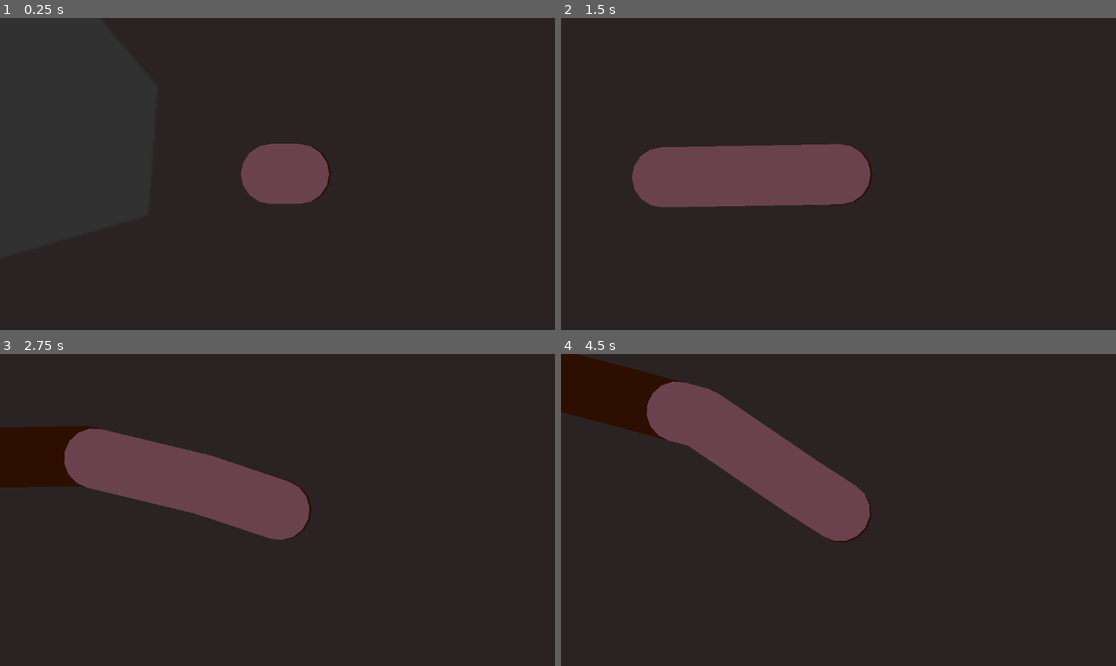
Above: before the commit, frames 1-4 (two rows, left to right).
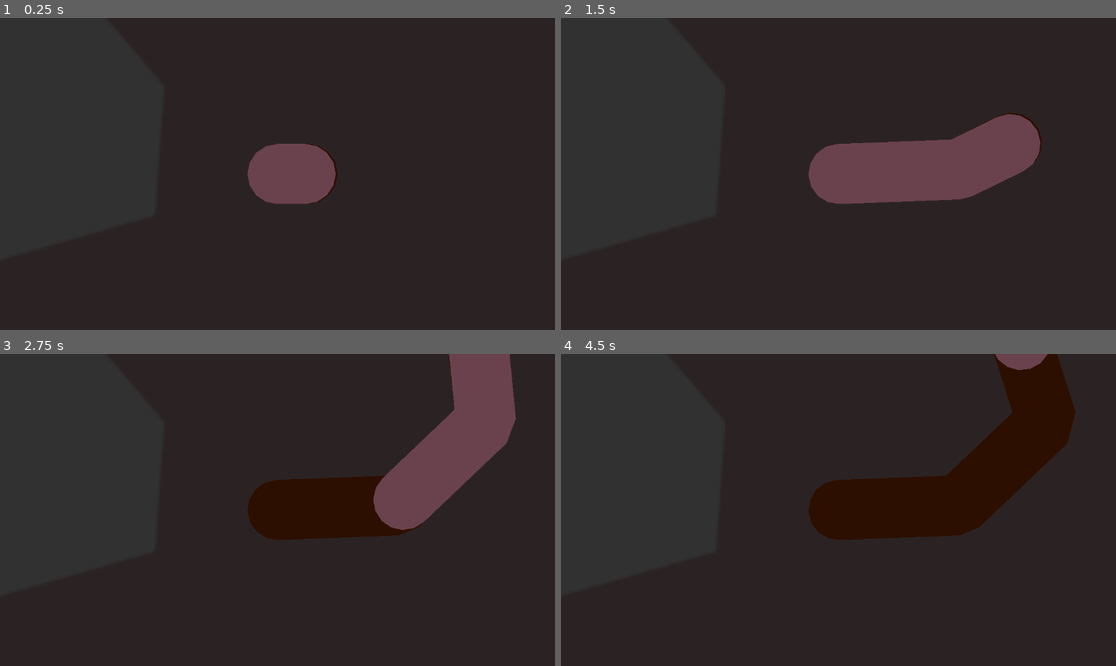
Above: after the commit, the same moments.

Repository: squirrelsoftcompany/LD56
Game: Godot game, scene res://Scenes/Main.tscn
Same seed, same stepped clock (60 frames per second), same inputs: the game is played once before the commit and once after it.
Inputs (mouse positions are in pixels of both pictures, inside the frame that each line leads up to):
- Up to frame 1 (0.25 s): no input
- Up to frame 2 (1.5 s): tap Enter (ui_accept) at 0.5, 0.77 s; move the mouse to (960, 158) at 0.52 s; hold D 0.53-1.28 s; hold F 0.53-1.28 s; click (960, 158) at 0.67 s; move the mouse to (727, 189) at 1.27 s; hold S from 1.28 s (still down); tap Space at 1.35 s
- Up to frame 3 (2.75 s): tap Enter (ui_accept) at 1.52 s; move the mouse to (333, 441) at 2.02 s; release S at 2.03 s; hold D from 2.03 s (still down); hold F from 2.03 s (still down)
- Up to frame 4 (4.5 s): move the mouse to (810, 572) at 2.77 s; release D at 2.78 s; release F at 2.78 s; hold W 2.78-3.53 s; tap Space at 2.85, 4.35 s; click (810, 572) at 2.92 s; tap Enter (ui_accept) at 3.02, 3.77 s; move the mouse to (1005, 556) at 3.52 s; hold F 3.53-4.28 s; hold A from 3.53 s (still down); move the mouse to (672, 463) at 4.27 s

The runs differ from the first frame. In frame 1, 0.5% of the frame differs, in the area x 43-61%, y 40-60%; in frame 2, 12%; in frame 3, 21%; in frame 4, 21%, in the area x 0-93%, y 0-61%.

Commit message:
tidying, renaming, collision layers

Diff:
--- a/Scenes/Main.tscn
+++ b/Scenes/Main.tscn
@@ -8,11 +8,10 @@
 [ext_resource type="PackedScene" uid="uid://b25u3e57lesyp" path="res://Scenes/Map/Elements/rocks.tscn" id="6_fdd4a"]
 [ext_resource type="PackedScene" uid="uid://b7aptw0r7e8sl" path="res://Scenes/Map/Elements/food.tscn" id="6_we4o5"]
 [ext_resource type="PackedScene" uid="uid://bi5inu67rib6r" path="res://Scenes/Map/Elements/court.tscn" id="7_a2bm4"]
-[ext_resource type="Script" path="res://Scripts/worm_head.gd" id="8_1uaqr"]
+[ext_resource type="PackedScene" uid="uid://c2qpkirs2uam5" path="res://Scenes/MovingElement/worm_controller.tscn" id="9_ixjsp"]
 [ext_resource type="Script" path="res://addons/phantom_camera/scripts/phantom_camera_host/phantom_camera_host.gd" id="9_uljwb"]
 [ext_resource type="Script" path="res://addons/phantom_camera/scripts/phantom_camera/phantom_camera_2d.gd" id="10_8ouvx"]
 [ext_resource type="Script" path="res://addons/phantom_camera/scripts/resources/tween_resource.gd" id="11_4vje4"]
-[ext_resource type="PackedScene" uid="uid://ctey2y2gj1nsf" path="res://Scenes/Worm.tscn" id="14_1wgdv"]
 
 [sub_resource type="StandardMaterial3D" id="StandardMaterial3D_38h78"]
 albedo_texture = ExtResource("2_1ocxd")
@@ -25,8 +24,6 @@
 
 [sub_resource type="GradientTexture2D" id="GradientTexture2D_aws5x"]
 gradient = SubResource("Gradient_0mwqu")
-
-[sub_resource type="CapsuleShape2D" id="CapsuleShape2D_8ltyw"]
 
 [sub_resource type="Resource" id="Resource_ywpxq"]
 script = ExtResource("11_4vje4")
@@ -59,23 +56,9 @@
 [node name="SpriteFood" parent="." instance=ExtResource("6_we4o5")]
 position = Vector2(-293, -368)
 
-[node name="SpriteExterieur" parent="." instance=ExtResource("7_a2bm4")]
+[node name="SpriteCourt" parent="." instance=ExtResource("7_a2bm4")]
 
-[node name="WormHead" type="CharacterBody2D" parent="."]
-position = Vector2(-210, 330)
-floor_constant_speed = true
-script = ExtResource("8_1uaqr")
-max_rotation_speed_in_degrees = 60
-max_forward_speed = 50
-
-[node name="CollisionShape2D" type="CollisionShape2D" parent="WormHead"]
-position = Vector2(-7.5, 0)
-rotation = 1.5708
-shape = SubResource("CapsuleShape2D_8ltyw")
-
-[node name="Worm" parent="WormHead" instance=ExtResource("14_1wgdv")]
-start_width = 25.0
-length = 80.0
+[node name="WormController" parent="." instance=ExtResource("9_ixjsp")]
 
 [node name="Camera2D" type="Camera2D" parent="."]
 physics_interpolation_mode = 1
@@ -89,6 +72,6 @@
 position = Vector2(-210, 330)
 script = ExtResource("10_8ouvx")
 follow_mode = 3
-follow_targets = [NodePath("../WormHead")]
+follow_targets = [null]
 zoom = Vector2(5, 5)
 tween_resource = SubResource("Resource_ywpxq")
--- a/Scenes/Map/Elements/court.tscn
+++ b/Scenes/Map/Elements/court.tscn
@@ -2,7 +2,7 @@
 
 [ext_resource type="Texture2D" uid="uid://bwuqet6a2a0oh" path="res://Sprites/Placeholder/sprite_fence.png" id="1_ox4w6"]
 
-[node name="SpriteExterieur" type="Sprite2D"]
+[node name="SpriteCourt" type="Sprite2D"]
 texture_repeat = 2
 position = Vector2(0, -820)
 texture = ExtResource("1_ox4w6")
--- a/Scenes/Map/Elements/rocks.tscn
+++ b/Scenes/Map/Elements/rocks.tscn
@@ -14,6 +14,7 @@
 region_rect = Rect2(0, 0, 2000, 100)
 
 [node name="StaticBody2D" type="StaticBody2D" parent="."]
+collision_layer = 2
 
 [node name="CollisionShape2D" type="CollisionShape2D" parent="StaticBody2D"]
 scale = Vector2(2000, 100)
--- a/Scenes/Map/Elements/stone_1.tscn
+++ b/Scenes/Map/Elements/stone_1.tscn
@@ -6,6 +6,7 @@
 texture = ExtResource("1_sgrj7")
 
 [node name="StaticBody2D" type="StaticBody2D" parent="."]
+collision_layer = 2
 
 [node name="CollisionPolygon2D" type="CollisionPolygon2D" parent="StaticBody2D"]
 position = Vector2(2, 7)
--- a/Scenes/Map/Elements/stone_2.tscn
+++ b/Scenes/Map/Elements/stone_2.tscn
@@ -6,6 +6,7 @@
 texture = ExtResource("1_lygcs")
 
 [node name="StaticBody2D" type="StaticBody2D" parent="."]
+collision_layer = 2
 
 [node name="CollisionPolygon2D" type="CollisionPolygon2D" parent="StaticBody2D"]
 polygon = PackedVector2Array(-55, 57, 75, 50, 72, 9, 40, -44, 11, -58, -54, -22, -76, 35)
--- a/Scenes/Map/Elements/stone_3.tscn
+++ b/Scenes/Map/Elements/stone_3.tscn
@@ -6,6 +6,7 @@
 texture = ExtResource("1_nsuo0")
 
 [node name="StaticBody2D" type="StaticBody2D" parent="."]
+collision_layer = 2
 
 [node name="CollisionPolygon2D" type="CollisionPolygon2D" parent="StaticBody2D"]
 polygon = PackedVector2Array(-31, 66, -3, 82, 30, 88, 52, 58, 46, -11, 26, -68, 18, -84, -16, -88, -33, -70, -50, -4)
--- a/Scenes/Map/Elements/stone_4.tscn
+++ b/Scenes/Map/Elements/stone_4.tscn
@@ -6,6 +6,7 @@
 texture = ExtResource("1_2s31e")
 
 [node name="StaticBody2D" type="StaticBody2D" parent="."]
+collision_layer = 2
 
 [node name="CollisionPolygon2D" type="CollisionPolygon2D" parent="StaticBody2D"]
 polygon = PackedVector2Array(-75, -27, 7, -81, 50, -57, 73, 9, 72, 62, 1, 83, -47, 75)
--- a/Scenes/Worm.tscn
+++ b/Scenes/MovingElement/Worm.tscn
@@ -2,7 +2,7 @@
 
 [ext_resource type="Script" path="res://Scripts/worm.gd" id="1_va3wr"]
 [ext_resource type="Script" path="res://addons/linepath2d/linepath2d.gd" id="2_bub8w"]
-[ext_resource type="PackedScene" path="res://Scenes/Gallery.tscn" id="3_au4qk"]
+[ext_resource type="PackedScene" uid="uid://vn8rbpcap1xu" path="res://Scenes/MovingElement/Gallery.tscn" id="3_au4qk"]
 
 [sub_resource type="Curve2D" id="Curve2D_qtxc4"]
 _data = {
--- /dev/null
+++ b/Scenes/MovingElement/worm_controller.tscn
@@ -0,0 +1,23 @@
+[gd_scene load_steps=4 format=3 uid="uid://c2qpkirs2uam5"]
+
+[ext_resource type="Script" path="res://Scripts/worm_controller.gd" id="1_44qbw"]
+[ext_resource type="PackedScene" uid="uid://ctey2y2gj1nsf" path="res://Scenes/MovingElement/Worm.tscn" id="2_oe58f"]
+
+[sub_resource type="CapsuleShape2D" id="CapsuleShape2D_8ltyw"]
+
+[node name="WormController" type="CharacterBody2D"]
+position = Vector2(-210, 330)
+collision_mask = 2
+floor_constant_speed = true
+script = ExtResource("1_44qbw")
+max_rotation_speed_in_degrees = 60
+max_forward_speed = 50
+
+[node name="CollisionShape2D" type="CollisionShape2D" parent="."]
+position = Vector2(-7.5, 0)
+rotation = 1.5708
+shape = SubResource("CapsuleShape2D_8ltyw")
+
+[node name="Worm" parent="." instance=ExtResource("2_oe58f")]
+start_width = 25.0
+length = 80.0
--- a/Scenes/Synack.tscn
+++ b/Scenes/Synack.tscn
@@ -1,7 +1,7 @@
 [gd_scene load_steps=9 format=3 uid="uid://bj0icu7k2unli"]
 
 [ext_resource type="PackedScene" uid="uid://png6f8xxnfrf" path="res://Map/Map.tscn" id="1_ha21n"]
-[ext_resource type="Script" path="res://Scripts/worm_head.gd" id="2_whkh7"]
+[ext_resource type="Script" path="res://Scripts/worm_controller.gd" id="2_whkh7"]
 [ext_resource type="Texture2D" uid="uid://djbdij674qcyw" path="res://Sprites/Placeholder/sprite_worm_head.png" id="3_g5y31"]
 [ext_resource type="Script" path="res://addons/phantom_camera/scripts/phantom_camera_host/phantom_camera_host.gd" id="4_bbekb"]
 [ext_resource type="Script" path="res://addons/phantom_camera/scripts/phantom_camera/phantom_camera_2d.gd" id="5_5migg"]
--- a/Scripts/worm_head.gd
+++ b/Scripts/worm_controller.gd
@@ -21,6 +21,5 @@
 	var rotation_scale : float = sinus if cosinus >= 0.0 else sign(sinus)
 	rotation += delta * rotation_scale * deg_to_rad(max_rotation_speed_in_degrees)
 	# compute velocity
-	var neo_forward := Vector2(cos(rotation), sin(rotation))
-	velocity = neo_forward * max_forward_speed
+	velocity = forward * max_forward_speed
 	move_and_slide()
--- a/project.godot
+++ b/project.godot
@@ -28,6 +28,12 @@
 
 WormBody=""
 
+[layer_names]
+
+2d_physics/layer_1="Worm"
+2d_physics/layer_2="Obstacle"
+2d_physics/layer_3="Mole"
+
 [physics]
 
 2d/default_gravity=0.0
Not shown: 1 places in Scenes/Main.tscn that only renumber resources
Renamed: Scenes/Gallery.tscn -> Scenes/MovingElement/Gallery.tscn
